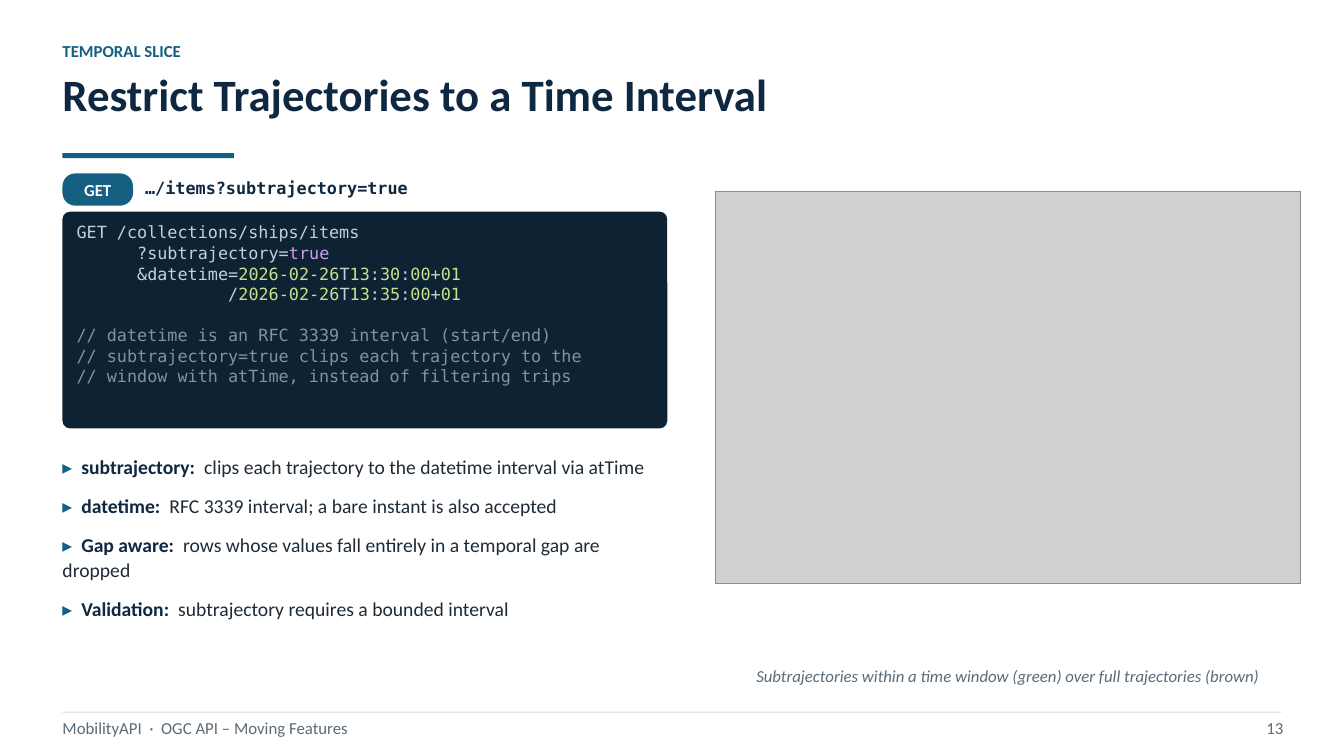
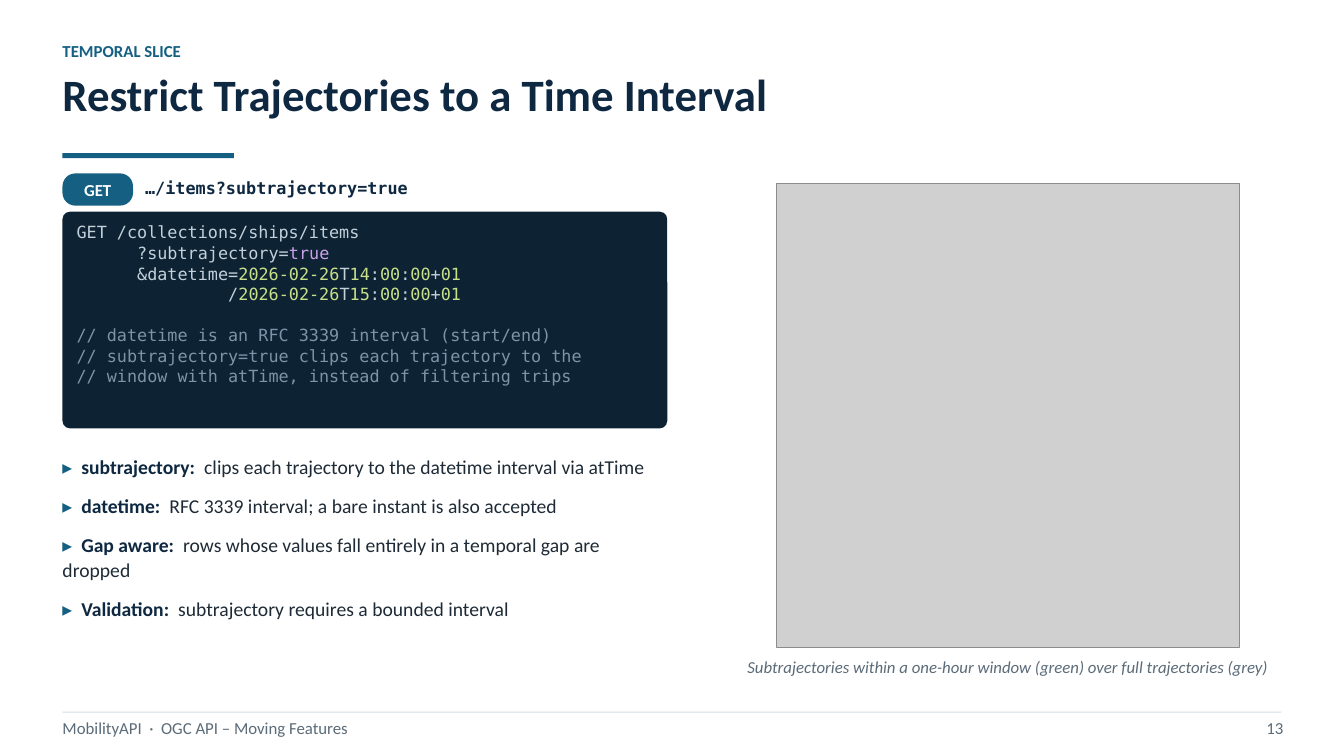
Before and after one commit to MobilityDB/MobilityAPI, a slide deck: slide 16 of MobilityAPIV5.pptx. Drawn at 1344x756 pixels with LibreOffice and Linux fonts; fonts in the diff are those of the drawing; grey boxes stand for pictures. Boxes give left, top, right and bottom in pixels: in the first picture for what was removed or moved away, otherwise in the second. Text is boxed around its words. In the diff, an @@ line names an element or a change of style, - is before the commit and + after.

Commit message:
V5 deck: navy-baked OGC logo, real-data figures, captions under images, future-work slide
Bakes the navy slide colour into the OGC badge corners (opaque), so the white
corners are gone in both PowerPoint and the LibreOffice PDF. Replaces the three
reused figures with real-data plots in one plain style: an overview of the 2026
AIS network, a bounding-box query showing the trajectories that cross the box
(teal) over other traffic (grey) with the box in red, and a subtrajectory plot
showing the one-hour clipped portions (green) over full trajectories (grey).
Captions now sit directly under each image (no gap). Adds a future-work slide
generalising the thin-tier pattern across MEOS engines: MobilityDB today, with
MobilityDuck, MobilitySpark and MobilityFlink reusing the same MF-JSON/WKB tier.

```diff
--- a/MobilityAPIV5.pptx
+++ b/MobilityAPIV5.pptx
@@ picture: place and size @@
-picture at (716,192,1301,584)
+picture at (776,184,1240,647)
@@ text at (137,267,461,302): text changed @@
-&datetime=2026-02-26T13:30:00+01
-/2026-02-26T13:35:00+01
+&datetime=2026-02-26T14:00:00+01
+/2026-02-26T15:00:00+01
@@ text at (747,661,1268,676): text changed @@
-Subtrajectories within a time window (green) over full trajectories (brown)
+Subtrajectories within a one-hour window (green) over full trajectories (grey)
```
Also in this commit, not shown: 4 other slides changed, 1 slide added, 1 other file.
